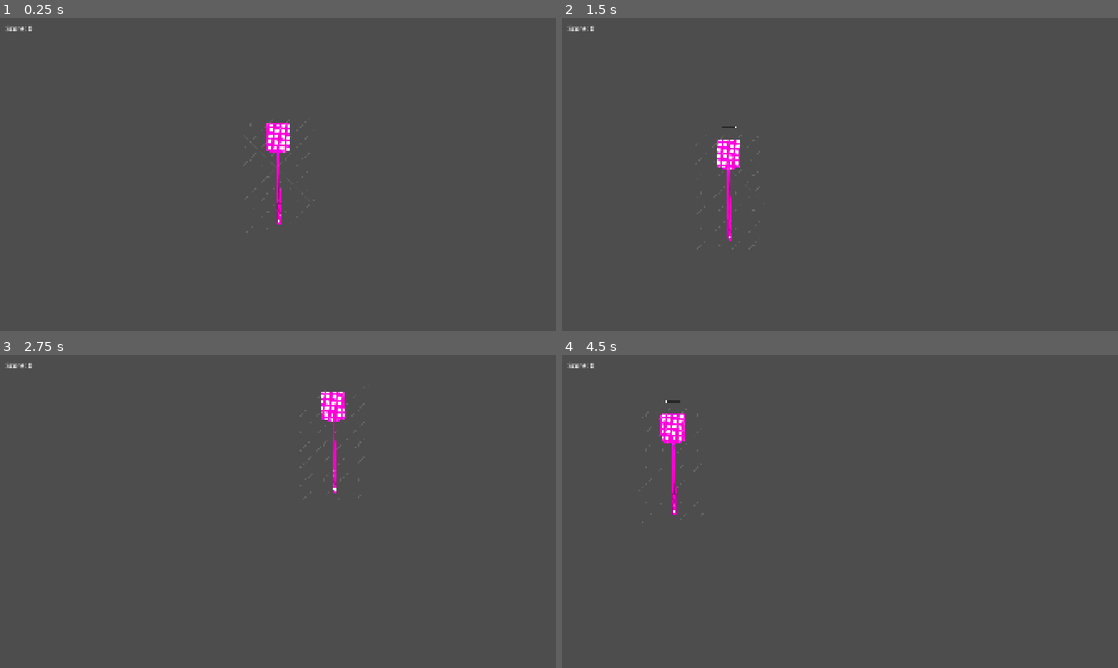
Above: before the commit, frames 1-4 (two rows, left to right).
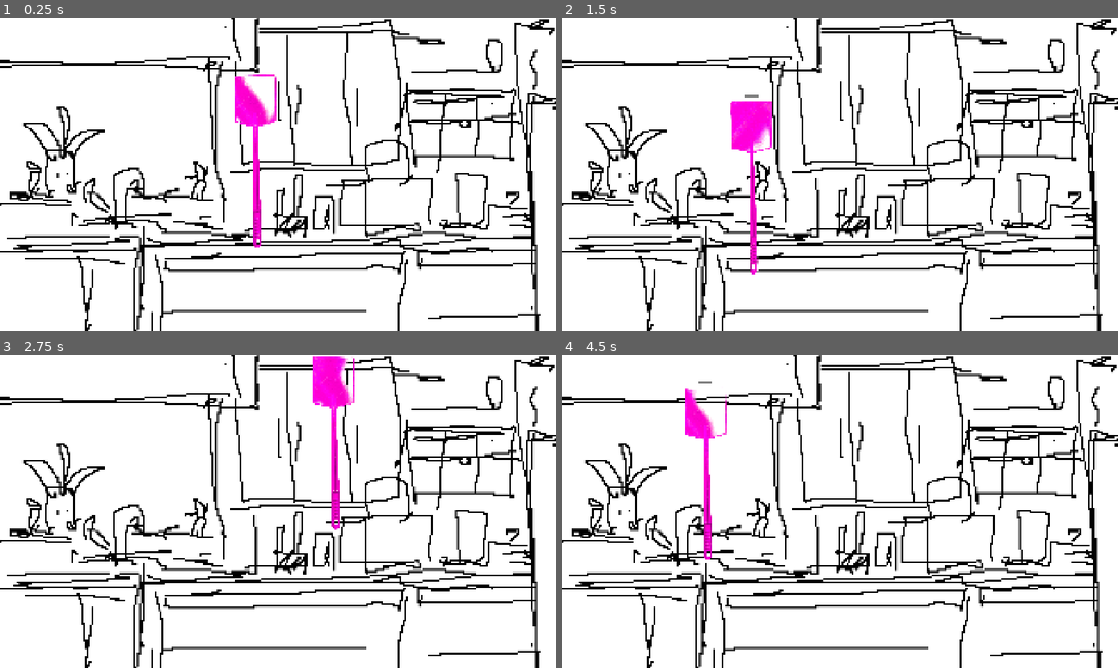
Above: after the commit, the same moments.

Repository: ritks/FlySwatting
Game: Godot game, scene res://Main.tscn
Same seed, same stepped clock (60 frames per second), same inputs: the game is played once before the commit and once after it.
Inputs (mouse positions are in pixels of both pictures, inside the frame that each line leads up to):
- Up to frame 1 (0.25 s): no input
- Up to frame 2 (1.5 s): tap Enter at 0.5 s; move the mouse to (962, 158) at 0.52 s; tap F at 0.6, 1.35 s; click (962, 158) at 0.67 s; move the mouse to (728, 190) at 1.27 s; click (728, 190) at 1.42 s
- Up to frame 3 (2.75 s): move the mouse to (333, 442) at 2.02 s; tap F at 2.1 s; click (333, 442) at 2.17 s
- Up to frame 4 (4.5 s): move the mouse to (812, 574) at 2.77 s; tap F at 2.85, 3.6, 4.35 s; click (812, 574) at 2.92 s; move the mouse to (1006, 558) at 3.52 s; click (1006, 558) at 3.67 s; move the mouse to (673, 464) at 4.27 s; click (673, 464) at 4.42 s

The runs differ from the first frame. In frame 1, 99% of the frame differs, in the area x 0-100%, y 0-100%; in frame 2, 99%; in frame 3, 99%; in frame 4, 99%.

Commit message:
added kitchen background and scaled swatter and flies

Diff:
--- a/Fly.tscn
+++ b/Fly.tscn
@@ -4,7 +4,7 @@
 [ext_resource type="Script" path="res://Fly.gd" id="2_fly_script"]
 
 [sub_resource type="RectangleShape2D" id="RectangleShape2D_h5u18"]
-size = Vector2(36, 36)
+size = Vector2(54, 54)
 
 [node name="Node2D" type="Area2D" unique_id=2116898331]
 script = ExtResource("2_fly_script")
@@ -13,6 +13,6 @@
 shape = SubResource("RectangleShape2D_h5u18")
 
 [node name="Sprite2D" type="Sprite2D" parent="." unique_id=665270537]
-position = Vector2(0.63000009, 0.63000009)
-scale = Vector2(0.1070689752, 0.1070689752)
+position = Vector2(0.945000135, 0.945000135)
+scale = Vector2(0.1606034628, 0.1606034628)
 texture = ExtResource("1_k8qhs")
--- a/Main.tscn
+++ b/Main.tscn
@@ -2,9 +2,22 @@
 
 [ext_resource type="PackedScene" uid="uid://dcsqdnugvemyg" path="res://Swatter.tscn" id="1_swatter"]
 [ext_resource type="Script" uid="uid://bv8wy0ysytguu" path="res://Main.gd" id="2_main_script"]
+[ext_resource type="Texture2D" uid="uid://cburec6kaqf0u" path="res://kitchen.png" id="3_kitchen"]
 
 [node name="Node2D" type="Node2D" unique_id=1227232645]
 script = ExtResource("2_main_script")
+
+[node name="BackgroundLayer" type="CanvasLayer" parent="."]
+layer = -1
+
+[node name="Background" type="TextureRect" parent="BackgroundLayer"]
+anchor_right = 1.0
+anchor_bottom = 1.0
+grow_horizontal = 2
+grow_vertical = 2
+texture = ExtResource("3_kitchen")
+expand_mode = 1
+stretch_mode = 6
 
 [node name="Swatter" parent="." unique_id=1217006272 instance=ExtResource("1_swatter")]
 
--- a/Swatter.gd
+++ b/Swatter.gd
@@ -8,6 +8,7 @@
 const MIN_CHARGE := 1.0
 const BAR_SIZE := Vector2(50.0, 8.0)
 const BAR_MARGIN := 20.0
+const FOLLOW_SPEED := 10.0
 
 @onready var sprite: Sprite2D = $Sprite2D
 
@@ -22,7 +23,8 @@
 	bar_offset = Vector2(-BAR_SIZE.x / 2.0, -sprite_half_height - BAR_MARGIN)
 
 func _process(delta: float) -> void:
-	global_position = get_global_mouse_position()
+	var weight := 1.0 - exp(-FOLLOW_SPEED * delta)
+	global_position = global_position.lerp(get_global_mouse_position(), weight)
 
 	match state:
 		State.CHARGING:
--- a/Swatter.tscn
+++ b/Swatter.tscn
@@ -4,15 +4,15 @@
 [ext_resource type="Script" uid="uid://c5qbxg48smi4o" path="res://Swatter.gd" id="2_swatter_script"]
 
 [sub_resource type="RectangleShape2D" id="RectangleShape2D_h5u18"]
-size = Vector2(83, 99)
+size = Vector2(143, 173)
 
 [node name="Node2D2" type="Area2D" unique_id=1499164134]
 script = ExtResource("2_swatter_script")
 
 [node name="CollisionShape2D" type="CollisionShape2D" parent="." unique_id=1457608996]
-position = Vector2(-0.5, -126.5)
+position = Vector2(0, -212)
 shape = SubResource("RectangleShape2D_h5u18")
 
 [node name="Sprite2D" type="Sprite2D" parent="." unique_id=1892513378]
-scale = Vector2(0.1, 0.1)
+scale = Vector2(0.17, 0.17)
 texture = ExtResource("1_21t1h")
Binary file changed: swatter.png
